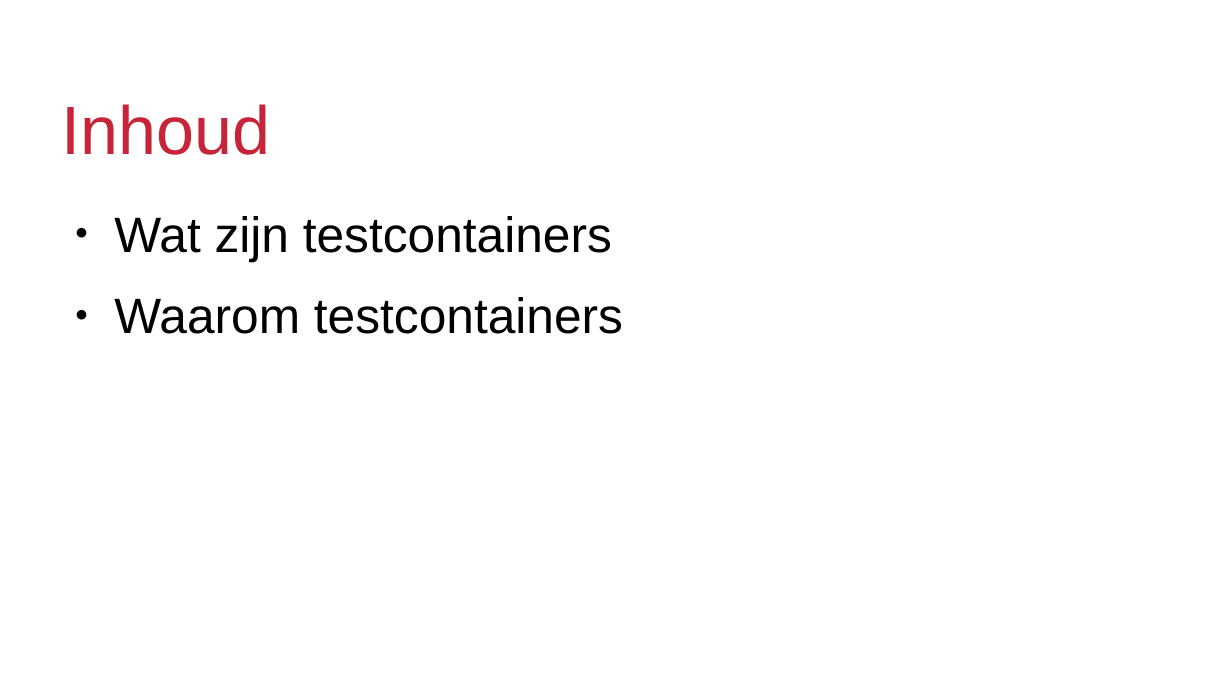
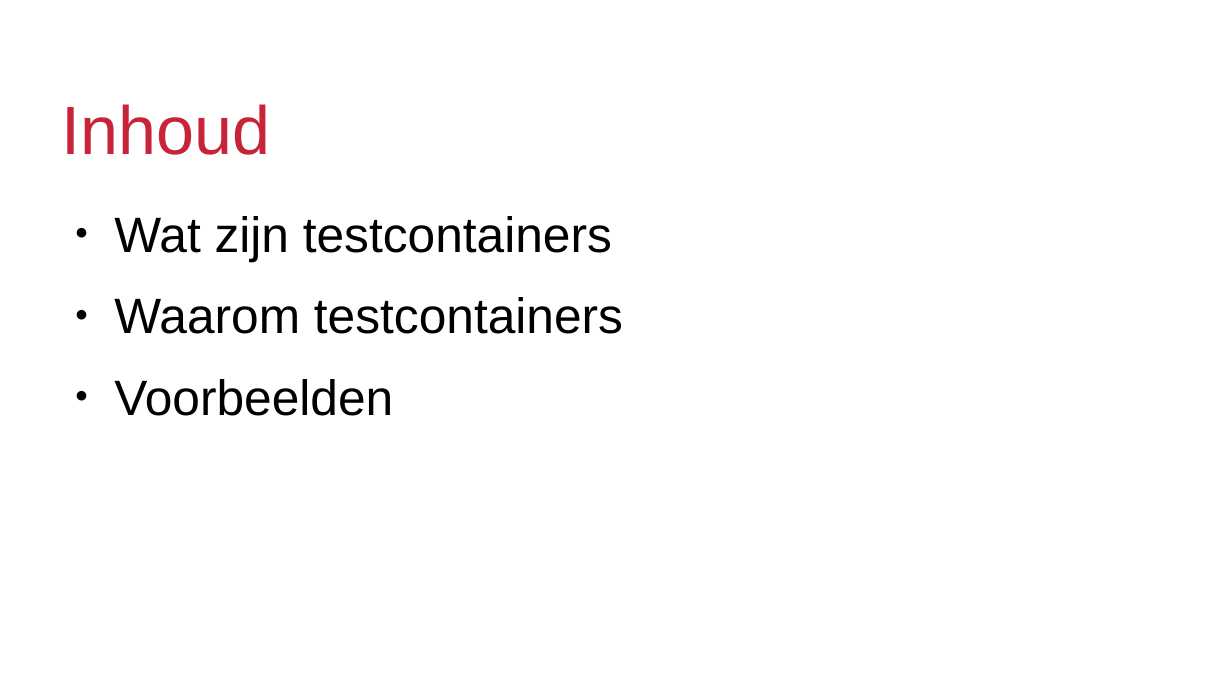
Before and after one commit to teuno/testcontainerexamples, a slide deck: slide 2 of testcontainers_pp.odp. Drawn at 1232x693 pixels with LibreOffice and Linux fonts; fonts in the diff are those of the drawing; background and template pictures are left out. Boxes give left, top, right and bottom in pixels: in the first picture for what was removed or moved away, otherwise in the second. Text is boxed around its words. In the diff, an @@ line names an element or a change of style, - is before the commit and + after.

```diff
--- a/testcontainers_pp.odp
+++ b/testcontainers_pp.odp
@@ text at [114,379,393,416]: paragraph added @@
+● Voorbeelden
```
Also in this commit, not shown: 2 slides added, 4 slides removed, 2 other files.
